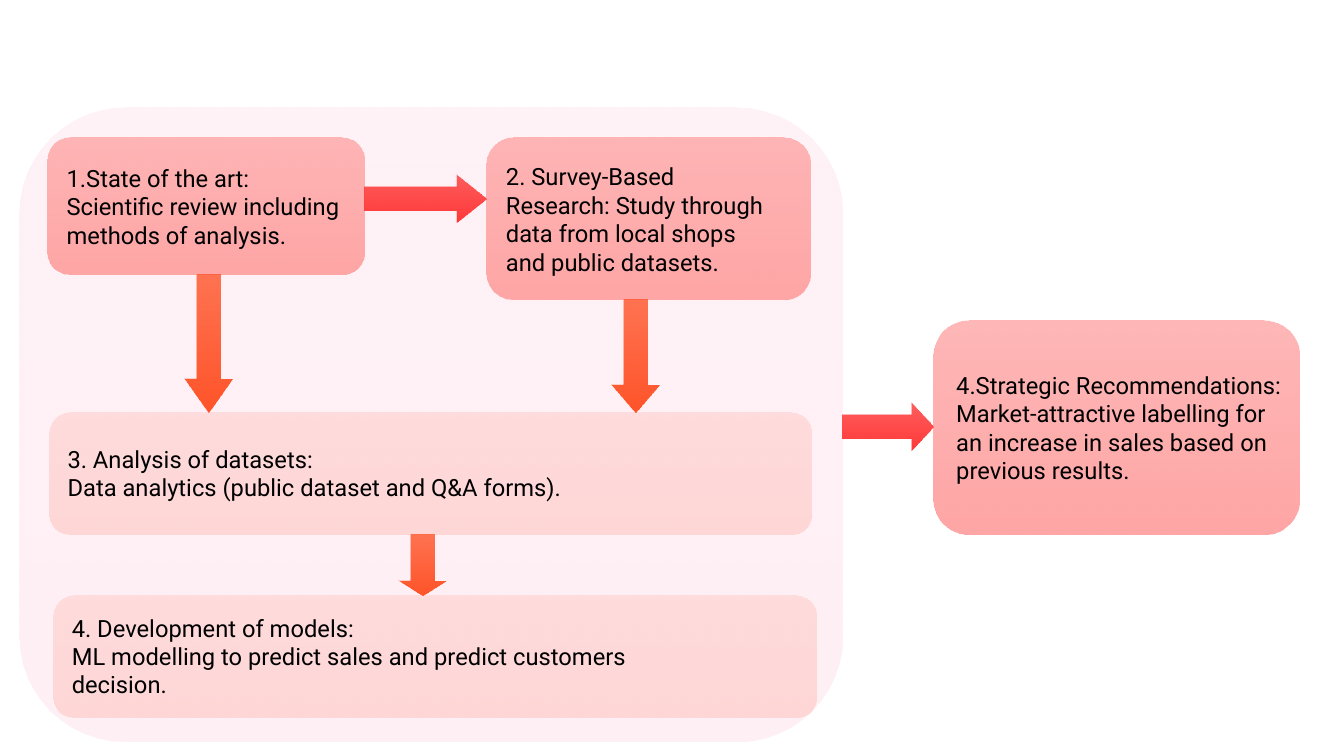
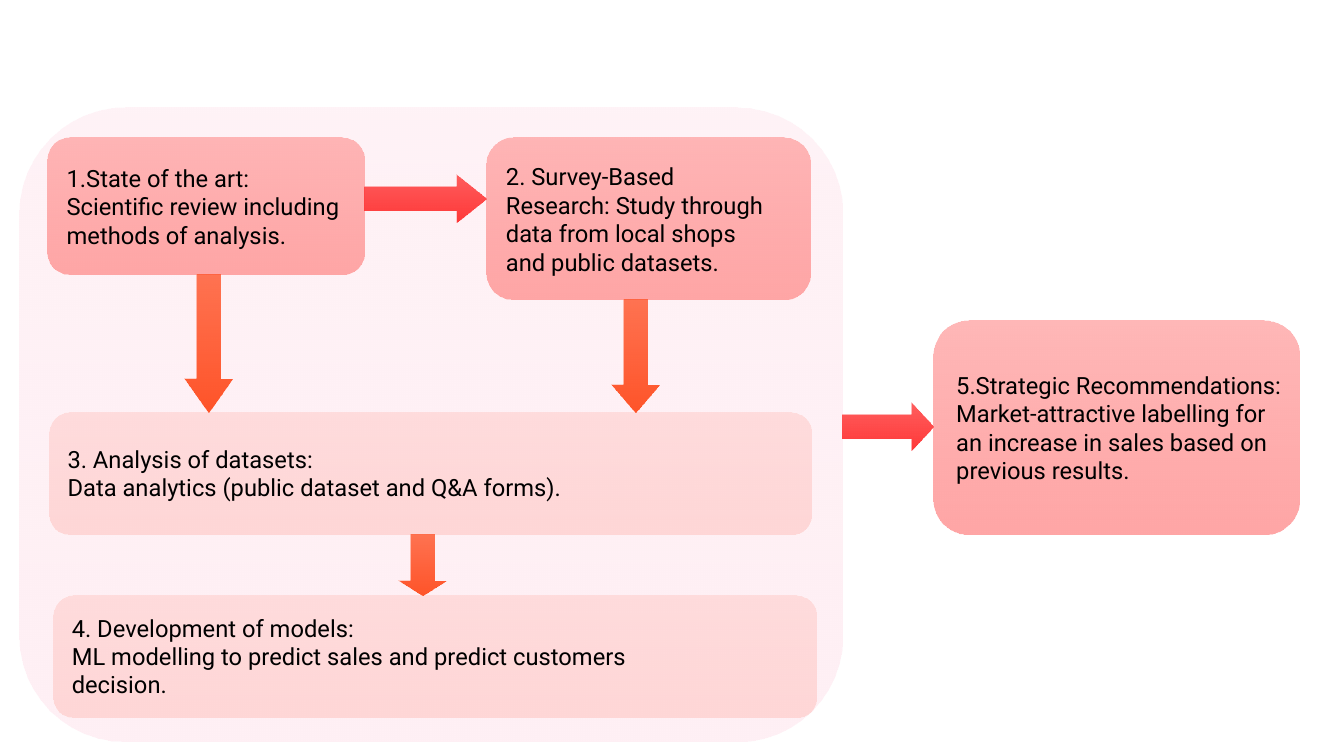
Before and after one commit to 2026726-dotcom/Strategic-Thinking, a slide deck: slide 8 of diagram.odp. Drawn at 1344x756 pixels with LibreOffice and Linux fonts; fonts in the diff are those of the drawing. Boxes give left, top, right and bottom in pixels: in the first picture for what was removed or moved away, otherwise in the second. Text is boxed around its words. In the diff, an @@ line names an element or a change of style, - is before the commit and + after.

```diff
--- a/diagram.odp
+++ b/diagram.odp
@@ text in rounded rectangle at (956,376,1281,399): text changed @@
-4.Strategic Recommendations:
+5.Strategic Recommendations:
```
Also in this commit, not shown: 7 other files.
